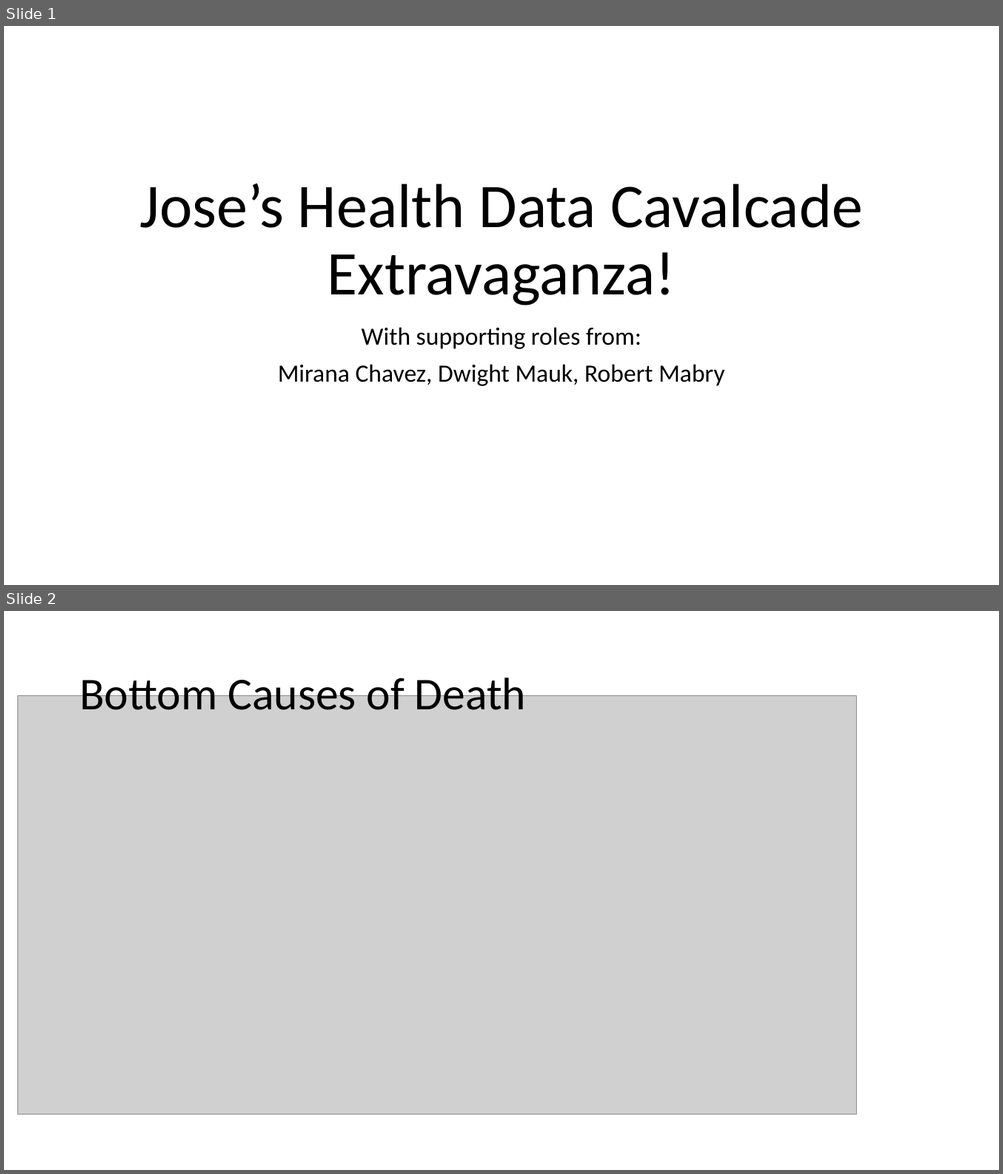
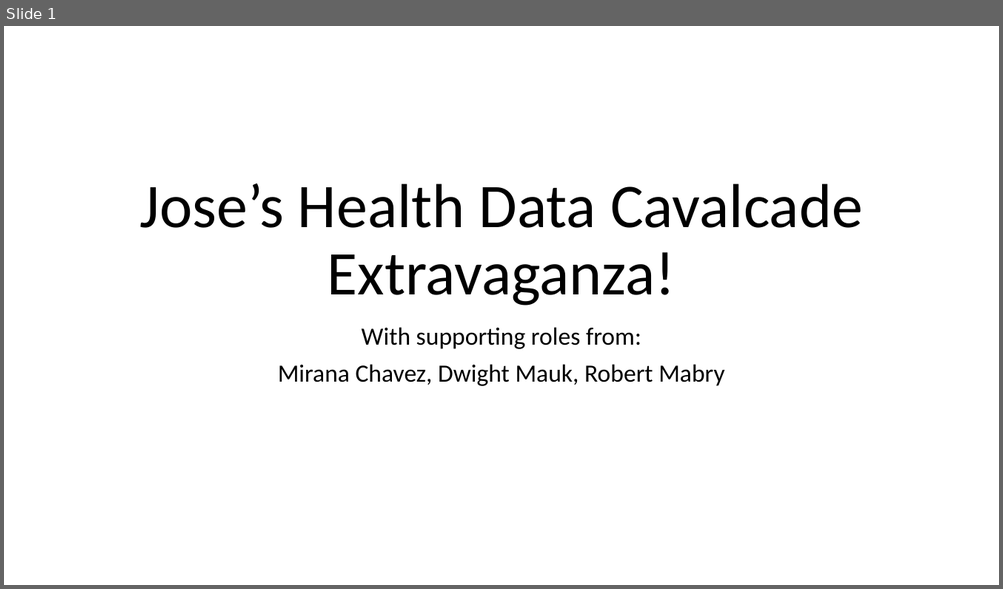
Before and after one commit to marianiviris/Group-7-Project, a slide deck: Jose’s Health Data Cavalcade Extravaganza!.pptx. Shown one above the other, each under a label of ours: slides 1 and 2 before the commit, slide 1 after it. The pictures are 1003x1174 and 1003x589 pixels, drawn with LibreOffice and Linux fonts; fonts in the diff are those of the drawing; grey boxes stand for pictures. Boxes give left, top, right and bottom in pixels: in the first picture for what was removed or moved away, otherwise in the second. Text is boxed around its words. In the diff, an @@ line names an element or a change of style, - is before the commit and + after.

```diff
--- a/Jose’s Health Data Cavalcade Extravaganza!.pptx
+++ b/Jose’s Health Data Cavalcade Extravaganza!.pptx
@@ slide 2 removed at [4, 611, 999, 1170], background #FFFFFF @@
@@ title removed at [79, 672, 526, 710] @@
-Bottom Causes of Death
@@ picture removed at [18, 696, 856, 1116] @@
```
Also in this commit, not shown: 1 slide added, 2 other slides removed.
